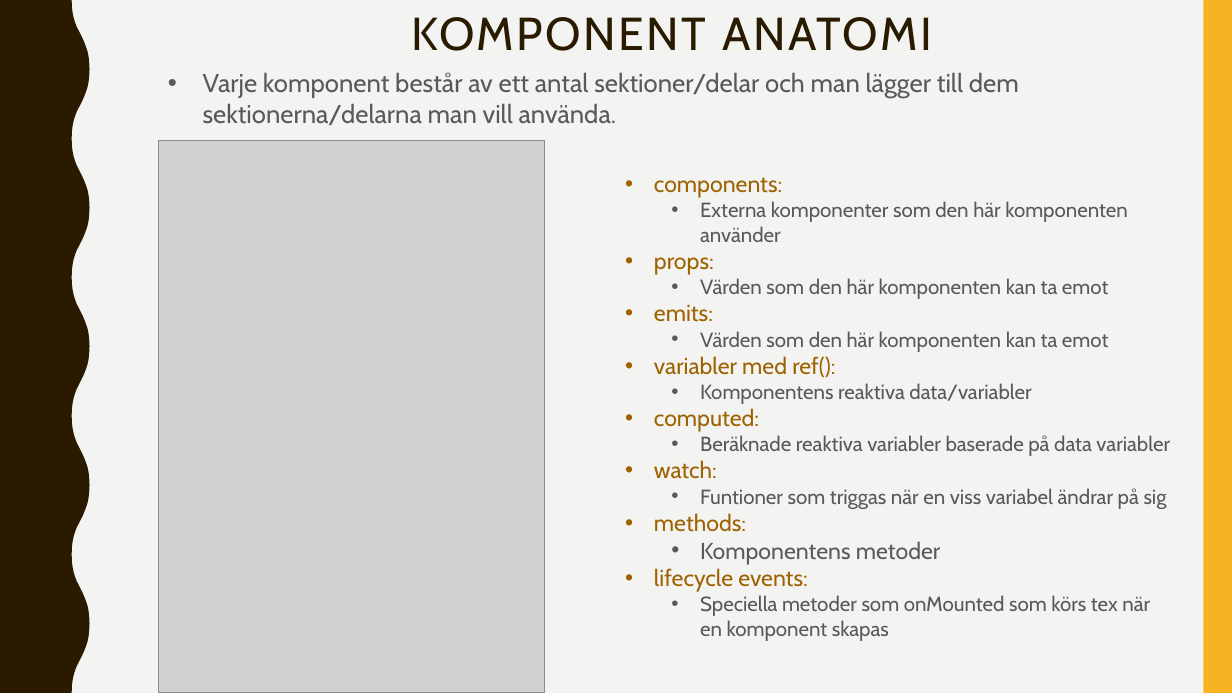
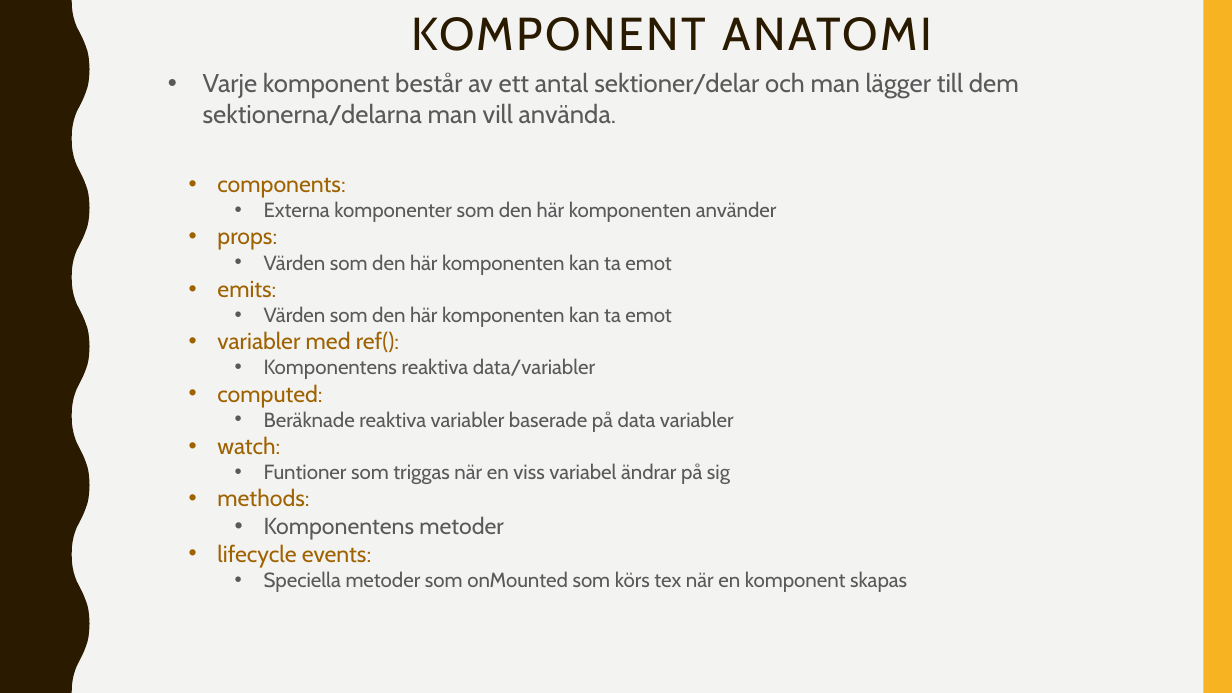
Before and after one commit to abbjetmus/programmering, a slide deck: slide 20 of Vue/Vue.pptx. Drawn at 1232x693 pixels with LibreOffice and Linux fonts; fonts in the diff are those of the drawing; grey boxes stand for pictures. Boxes give left, top, right and bottom in pixels: in the first picture for what was removed or moved away, otherwise in the second. Text is boxed around its words. In the diff, an @@ line names an element or a change of style, - is before the commit and + after.

Commit message:
latest

```diff
--- a/Vue/Vue.pptx
+++ b/Vue/Vue.pptx
@@ picture removed at bbox=[159, 140, 544, 693] @@
@@ text "components:" rewrapped from bbox=[654, 177, 1170, 641] to bbox=[217, 177, 907, 592] @@
```
Also in this commit, not shown: 1 other slide changed, 2 slides added, 1 slide removed.
